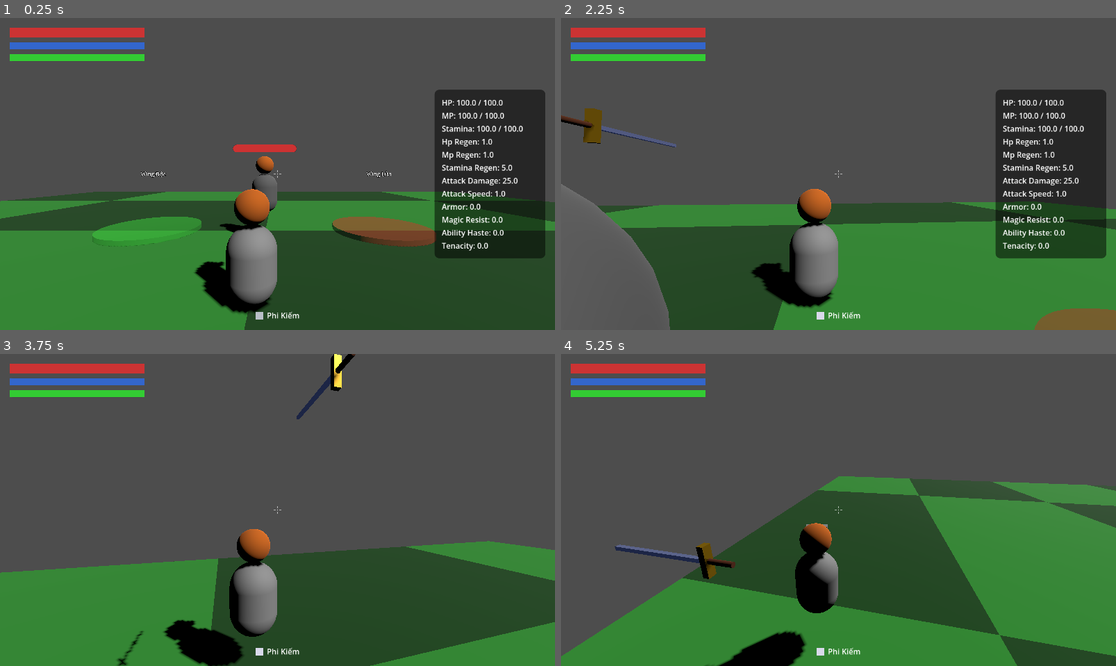
Above: before the commit, frames 1-4 (two rows, left to right).
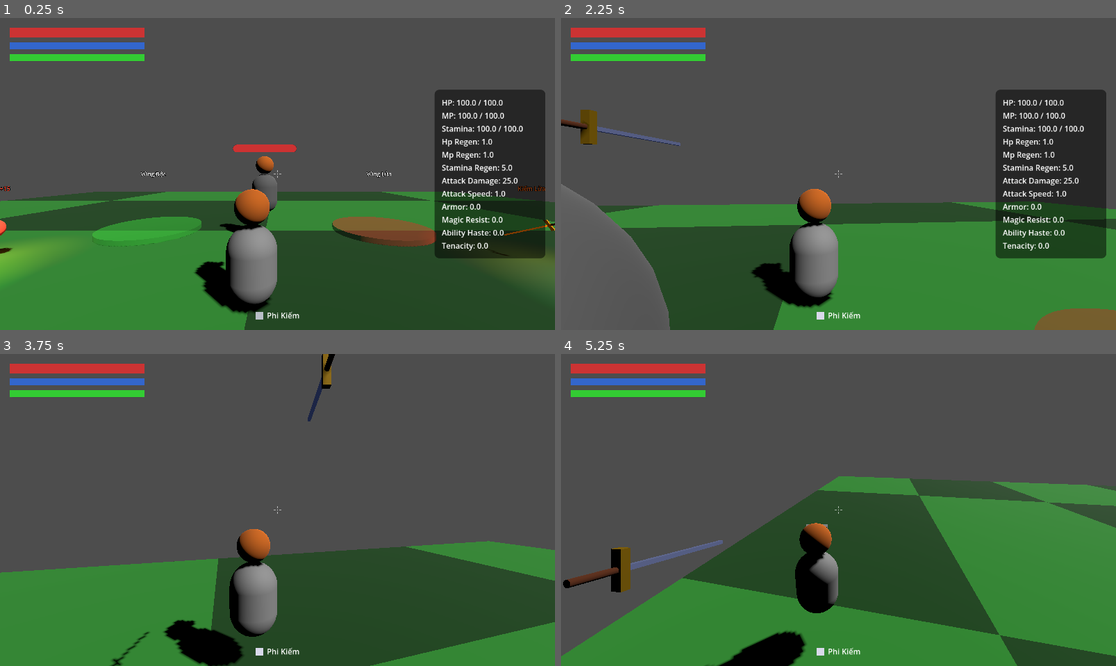
Above: after the commit, the same moments.

Repository: hungddv1007/godotgame-learn
Game: Godot game, scene res://scenes/main.tscn
Same seed, same stepped clock (60 frames per second), same inputs: the game is played once before the commit and once after it.
Inputs (mouse positions are in pixels of both pictures, inside the frame that each line leads up to):
- Up to frame 1 (0.25 s): no input
- Up to frame 2 (2.25 s): tap Enter at 0.5 s; move the mouse to (866, 174) at 0.52 s; hold W from 0.53 s (still down); tap E at 0.6, 1.55, 2.1 s; click (866, 174) at 0.67 s; tap Space at 0.77, 1.52 s; tap Q at 0.8, 1.35 s; move the mouse to (810, 174) at 1.27 s; click (810, 174) at 1.42 s; move the mouse to (849, 167) at 2.02 s; click (849, 167) at 2.17 s
- Up to frame 3 (3.75 s): keep holding W; tap Q at 2.3, 2.85 s; move the mouse to (271, 516) at 2.77 s; click (271, 516) at 2.92 s; tap Space at 3.02 s; tap E at 3.05 s; move the mouse to (316, 513) at 3.52 s; tap Tab at 3.6 s; click (316, 513) at 3.67 s
- Up to frame 4 (5.25 s): tap Space at 3.77, 4.52 s; tap Q at 3.8, 5.1 s; tap Escape at 4.15 s; move the mouse to (672, 463) at 4.27 s; release W at 4.28 s; hold A 4.28-5.03 s; tap E at 4.35 s; click (672, 463) at 4.42 s; move the mouse to (844, 510) at 5.02 s; hold W from 5.03 s (still down); click (844, 510) at 5.17 s

The runs differ from the first frame. In frame 1, 1.5% of the frame differs, in the area x 0-100%, y 53-87%; in frame 2, 0.4%; in frame 3, 0.7%; in frame 4, 1.5%, in the area x 0-32%, y 59-77%.

Commit message:
update pickup,item pickupable item

Diff:
--- /dev/null
+++ b/components/pickup/pickup_item_3d.gd
@@ -0,0 +1,176 @@
+extends Area3D
+
+## Pickup Item — Vật phẩm nhặt được (Vũ khí hoặc Cường hóa)
+## Lơ lửng, xoay tròn, nhấp lên xuống. Khi player chạm → hiện prompt [E]/[Q]/[Esc]
+
+enum PickupType { WEAPON, ENHANCEMENT }
+
+@export var pickup_type: PickupType = PickupType.WEAPON
+@export var item_name: String = "Vật phẩm"
+@export var description: String = ""
+@export var item_color: Color = Color.WHITE
+
+# === WEAPON ===
+@export var weapon_key: String = "" # Key trong player._weapon_definitions
+
+# === ENHANCEMENT (Cường hóa) ===
+@export var stat_name: String = "attack_damage"
+@export var modifier_value: float = 10.0
+@export var modifier_is_percent: bool = false # false=FLAT, true=PERCENT
+@export var enhancement_mesh_type: String = "sphere" # sphere, box, cylinder
+
+# === ANIMATION ===
+@export var bob_speed: float = 2.0
+@export var bob_height: float = 0.15
+@export var rotate_speed: float = 1.5
+@export var float_height: float = 0.8
+@export var tilt_angle: float = 30.0
+
+var _base_y: float = 0.0
+var _time: float = 0.0
+var _visual_pivot: Node3D
+var _light: OmniLight3D
+var _is_collected: bool = false
+
+func _ready():
+	_base_y = position.y + float_height
+
+	# Visual pivot xử lý rotation riêng
+	_visual_pivot = Node3D.new()
+	_visual_pivot.rotation_degrees.x = -tilt_angle # Nghiêng 30 độ
+	add_child(_visual_pivot)
+
+	# Setup visual dựa trên loại
+	if pickup_type == PickupType.WEAPON:
+		_setup_weapon_visual()
+	else:
+		_setup_enhancement_visual()
+
+	# Glow light — phát sáng để dễ nhìn từ xa
+	_light = OmniLight3D.new()
+	_light.light_color = item_color
+	_light.light_energy = 0.8
+	_light.omni_range = 3.0
+	_light.omni_attenuation = 1.5
+	add_child(_light)
+
+	# Label3D hiển thị tên vật phẩm
+	$Label3D.text = item_name
+	$Label3D.modulate = item_color
+
+	# Kết nối signal
+	body_entered.connect(_on_body_entered)
+	body_exited.connect(_on_body_exited)
+
+func _setup_weapon_visual():
+	# Preload scene vũ khí tương ứng
+	var weapon_scenes = {
+		"normal": preload("res://items/weapons/flying_sword/flying_sword.tscn"),
+		"fire": preload("res://items/weapons/flying_sword/fire_sword.tscn"),
+		"poison": preload("res://items/weapons/flying_sword/poison_sword.tscn"),
+	}
+	if weapon_scenes.has(weapon_key):
+		var model = weapon_scenes[weapon_key].instantiate()
+		# Xóa script để không chạy logic chiến đấu
+		model.set_script(null)
+		# Xóa collision shape — chỉ giữ mesh visual
+		var col = model.get_node_or_null("CollisionShape3D")
+		if col:
+			col.queue_free()
+		_visual_pivot.add_child(model)
+
+func _setup_enhancement_visual():
+	var mesh_instance = MeshInstance3D.new()
+	var mat = StandardMaterial3D.new()
+	mat.albedo_color = item_color
+	mat.emission_enabled = true
+	mat.emission = item_color
+	mat.emission_energy_multiplier = 0.5
+
+	match enhancement_mesh_type:
+		"sphere":
+			var mesh = SphereMesh.new()
+			mesh.radius = 0.3
+			mesh.height = 0.6
+			mesh.material = mat
+			mesh_instance.mesh = mesh
+		"box":
+			var mesh = BoxMesh.new()
+			mesh.size = Vector3(0.4, 0.4, 0.4)
+			mesh.material = mat
+			mesh_instance.mesh = mesh
+		"cylinder":
+			var mesh = CylinderMesh.new()
+			mesh.top_radius = 0.25
+			mesh.bottom_radius = 0.25
+			mesh.height = 0.5
+			mesh.material = mat
+			mesh_instance.mesh = mesh
+		_:
+			var mesh = SphereMesh.new()
+			mesh.radius = 0.3
+			mesh.height = 0.6
+			mesh.material = mat
+			mesh_instance.mesh = mesh
+
+	_visual_pivot.add_child(mesh_instance)
+
+func _process(delta):
+	if _is_collected:
+		return
+	_time += delta
+	# Bobbing — nhấp lên xuống nhẹ nhàng
+	position.y = _base_y + sin(_time * bob_speed) * bob_height
+	# Rotation — xoay tròn liên tục
+	_visual_pivot.rotate_y(rotate_speed * delta)
+	# Light pulse nhẹ
+	if _light:
+		_light.light_energy = 0.6 + sin(_time * 3.0) * 0.2
+
+func _on_body_entered(body: Node3D):
+	if body.has_method("on_pickup_enter"):
+		body.on_pickup_enter(self)
+
+func _on_body_exited(body: Node3D):
+	if body.has_method("on_pickup_exit"):
+		body.on_pickup_exit(self)
+
+## Nhặt vật phẩm — hiệu ứng thu nhỏ rồi biến mất
+func collect():
+	if _is_collected:
+		return
+	_is_collected = true
+	set_process(false)
+	# Hiệu ứng: flash sáng → thu nhỏ → biến mất
+	if _light:
+		_light.light_energy = 3.0
+	var tween = create_tween()
+	tween.tween_property(self, "scale", Vector3.ONE * 0.01, 0.25)\
+		.set_ease(Tween.EASE_IN).set_trans(Tween.TRANS_BACK)
+	tween.tween_callback(queue_free)
+
+## Phân rã vật phẩm — hiệu ứng chớp đỏ rồi biến mất
+func decompose():
+	if _is_collected:
+		return
+	_is_collected = true
+	set_process(false)
+	# Hiệu ứng: chuyển đỏ → co lại → biến mất
+	if _light:
+		_light.light_color = Color.RED
+		_light.light_energy = 2.0
+	var tween = create_tween()
+	tween.tween_property(self, "scale", Vector3.ONE * 1.3, 0.1)
+	tween.tween_property(self, "scale", Vector3.ONE * 0.01, 0.15)
+	tween.tween_callback(queue_free)
+
+## Lấy mô tả đầy đủ cho UI prompt
+func get_full_description() -> String:
+	if pickup_type == PickupType.WEAPON:
+		return description
+	else:
+		var prefix = "+" if modifier_value >= 0 else ""
+		if modifier_is_percent:
+			return "%s: %s%.0f%%" % [stat_name, prefix, modifier_value * 100]
+		else:
+			return "%s: %s%.0f" % [stat_name, prefix, modifier_value]
--- /dev/null
+++ b/components/pickup/pickup_item_3d.tscn
@@ -0,0 +1,23 @@
+[gd_scene load_steps=3 format=3]
+
+[ext_resource type="Script" path="res://components/pickup/pickup_item_3d.gd" id="1_script"]
+
+[sub_resource type="SphereShape3D" id="SphereShape3D_trigger"]
+radius = 1.5
+
+[node name="PickupItem3D" type="Area3D"]
+collision_layer = 0
+collision_mask = 1
+monitorable = false
+script = ExtResource("1_script")
+
+[node name="CollisionShape3D" type="CollisionShape3D" parent="."]
+shape = SubResource("SphereShape3D_trigger")
+
+[node name="Label3D" type="Label3D" parent="."]
+transform = Transform3D(1, 0, 0, 0, 1, 0, 0, 0, 1, 0, 1.2, 0)
+billboard = 1
+no_depth_test = true
+text = "Vật phẩm"
+font_size = 36
+outline_size = 10
--- a/components/ui/player_hud.gd
+++ b/components/ui/player_hud.gd
@@ -8,6 +8,10 @@
 @onready var effects_container = $MarginContainer/VBoxContainer/ActiveEffects
 @onready var weapon_icon = $WeaponDisplay/HBoxContainer/WeaponIcon
 @onready var weapon_label = $WeaponDisplay/HBoxContainer/WeaponName
+@onready var pickup_prompt = $PickupPrompt
+@onready var pickup_name_label = $PickupPrompt/VBoxContainer/ItemName
+@onready var pickup_desc_label = $PickupPrompt/VBoxContainer/ItemDesc
+@onready var pickup_keys_label = $PickupPrompt/VBoxContainer/KeyHints
 
 var effect_ui_scene = preload("res://components/ui/active_effect_icon.tscn")
 
@@ -31,17 +35,52 @@
 	if player and player.has_signal("weapon_changed"):
 		player.weapon_changed.connect(_on_weapon_changed)
 
+	# Ẩn pickup prompt lúc đầu
+	pickup_prompt.visible = false
+
 func _on_weapon_changed(weapon_data):
 	if weapon_icon:
 		weapon_icon.color = weapon_data.weapon_color
 	if weapon_label:
 		weapon_label.text = weapon_data.weapon_name
 
-	# Animation nhấp nháy khi đổi vũ khí
+	# Animation nhấp nháy
 	var tween = create_tween()
 	if weapon_icon:
 		tween.tween_property(weapon_icon, "modulate:a", 0.3, 0.1)
 		tween.tween_property(weapon_icon, "modulate:a", 1.0, 0.2)
+
+## === PICKUP PROMPT ===
+
+func show_pickup_prompt(pickup) -> void:
+	if not pickup_prompt:
+		return
+	pickup_prompt.visible = true
+
+	# Cập nhật thông tin
+	pickup_name_label.text = pickup.item_name
+	pickup_name_label.add_theme_color_override("font_color", pickup.item_color)
+	pickup_desc_label.text = pickup.get_full_description()
+
+	# Key hints khác nhau cho vũ khí vs cường hóa
+	if pickup.pickup_type == 0: # WEAPON
+		pickup_keys_label.text = "[E] Trang bị   [Q] Phân rã   [Esc] Bỏ qua"
+	else: # ENHANCEMENT
+		pickup_keys_label.text = "[E] Nhặt   [Q] Phân rã   [Esc] Bỏ qua"
+
+	# Animation hiện ra
+	pickup_prompt.modulate.a = 0.0
+	var tween = create_tween()
+	tween.tween_property(pickup_prompt, "modulate:a", 1.0, 0.15)
+
+func hide_pickup_prompt() -> void:
+	if not pickup_prompt:
+		return
+	var tween = create_tween()
+	tween.tween_property(pickup_prompt, "modulate:a", 0.0, 0.1)
+	tween.tween_callback(func(): pickup_prompt.visible = false)
+
+## === BARS ===
 
 func _on_hp_changed(current, max_val):
 	_tween_bar(hp_bar, current, max_val)
@@ -57,12 +96,13 @@
 	var tween = create_tween()
 	tween.tween_property(bar, "value", value, 0.2).set_ease(Tween.EASE_OUT)
 
+## === EFFECTS ===
+
 func _on_effect_applied(effect: StatusEffect):
 	for child in effects_container.get_children():
 		if child.effect == effect:
 			child._update_display()
 			return
-
 	var icon = effect_ui_scene.instantiate()
 	effects_container.add_child(icon)
 	icon.setup(effect)
--- a/components/ui/player_hud.tscn
+++ b/components/ui/player_hud.tscn
@@ -10,6 +10,22 @@
 
 [sub_resource type="StyleBoxFlat" id="StyleBoxFlat_st"]
 bg_color = Color(0.2, 0.8, 0.2, 1)
+
+[sub_resource type="StyleBoxFlat" id="StyleBoxFlat_prompt"]
+bg_color = Color(0.05, 0.05, 0.1, 0.85)
+border_width_left = 2
+border_width_top = 2
+border_width_right = 2
+border_width_bottom = 2
+border_color = Color(0.4, 0.4, 0.6, 0.8)
+corner_radius_top_left = 6
+corner_radius_top_right = 6
+corner_radius_bottom_right = 6
+corner_radius_bottom_left = 6
+content_margin_left = 16.0
+content_margin_top = 10.0
+content_margin_right = 16.0
+content_margin_bottom = 10.0
 
 [node name="PlayerHUD" type="CanvasLayer"]
 script = ExtResource("1_script")
@@ -135,3 +151,43 @@
 size_flags_vertical = 4
 text = "Phi Kiếm"
 horizontal_alignment = 1
+
+[node name="PickupPrompt" type="PanelContainer" parent="."]
+visible = false
+anchors_preset = 7
+anchor_left = 0.5
+anchor_top = 1.0
+anchor_right = 0.5
+anchor_bottom = 1.0
+offset_left = -150.0
+offset_top = -140.0
+offset_right = 150.0
+offset_bottom = -70.0
+grow_horizontal = 2
+grow_vertical = 0
+mouse_filter = 2
+theme_override_styles/panel = SubResource("StyleBoxFlat_prompt")
+
+[node name="VBoxContainer" type="VBoxContainer" parent="PickupPrompt"]
+layout_mode = 2
+theme_override_constants/separation = 4
+
+[node name="ItemName" type="Label" parent="PickupPrompt/VBoxContainer"]
+layout_mode = 2
+theme_override_font_sizes/font_size = 18
+text = "Tên vật phẩm"
+horizontal_alignment = 1
+
+[node name="ItemDesc" type="Label" parent="PickupPrompt/VBoxContainer"]
+layout_mode = 2
+theme_override_font_sizes/font_size = 13
+theme_override_colors/font_color = Color(0.7, 0.7, 0.7, 1)
+text = "Mô tả"
+horizontal_alignment = 1
+
+[node name="KeyHints" type="Label" parent="PickupPrompt/VBoxContainer"]
+layout_mode = 2
+theme_override_font_sizes/font_size = 12
+theme_override_colors/font_color = Color(0.9, 0.85, 0.4, 1)
+text = "[E] Nhặt   [Q] Phân rã   [Esc] Bỏ qua"
+horizontal_alignment = 1
--- a/entities/player/player.gd
+++ b/entities/player/player.gd
@@ -17,6 +17,9 @@
 var combat_timer = 0.0
 var is_in_combat = false
 var turn_speed = 10.0
+
+# === PICKUP SYSTEM ===
+var nearby_pickup = null # Reference to current nearby pickup item
 
 # === GATE OF BABYLON SYSTEM ===
 signal weapon_changed(weapon_data) # Signal thông báo UI khi đổi vũ khí
@@ -97,12 +100,50 @@
 	# Mặc định dùng phi kiếm thường
 	equip_weapon("normal")
 
-## Đổi vũ khí — được gọi từ WeaponZone hoặc phím tắt
+## Đổi vũ khí — được gọi từ WeaponZone, Pickup hoặc phím tắt
 func equip_weapon(weapon_key: String) -> void:
 	if _weapon_definitions.has(weapon_key):
 		current_weapon = _weapon_definitions[weapon_key]
 		weapon_changed.emit(current_weapon)
 		print("[Weapon] Đã trang bị: ", current_weapon.weapon_name)
+
+# =========================================================
+#  PICKUP INTERACTION
+# =========================================================
+
+func on_pickup_enter(pickup) -> void:
+	nearby_pickup = pickup
+	$PlayerHUD.show_pickup_prompt(pickup)
+
+func on_pickup_exit(pickup) -> void:
+	if nearby_pickup == pickup:
+		nearby_pickup = null
+		$PlayerHUD.hide_pickup_prompt()
+
+func _handle_pickup_collect() -> void:
+	if not nearby_pickup or nearby_pickup._is_collected:
+		return
+	var pickup = nearby_pickup
+
+	if pickup.pickup_type == 0: # WEAPON
+		equip_weapon(pickup.weapon_key)
+		print("[Pickup] Nhặt vũ khí: ", pickup.item_name)
+	else: # ENHANCEMENT
+		var mod_type = StatsManager.ModifierType.PERCENT if pickup.modifier_is_percent else StatsManager.ModifierType.FLAT
+		stats_manager.add_modifier(pickup.stat_name, mod_type, pickup.modifier_value)
+		print("[Pickup] Cường hóa: ", pickup.item_name, " (", pickup.stat_name, " +", pickup.modifier_value, ")")
+
+	pickup.collect()
+	nearby_pickup = null
+	$PlayerHUD.hide_pickup_prompt()
+
+func _handle_pickup_decompose() -> void:
+	if not nearby_pickup or nearby_pickup._is_collected:
+		return
+	print("[Pickup] Phân rã: ", nearby_pickup.item_name)
+	nearby_pickup.decompose()
+	nearby_pickup = null
+	$PlayerHUD.hide_pickup_prompt()
 
 func _prewarm_flying_sword():
 	# Pre-warm tất cả scene kiếm để tránh stutter lần đầu
@@ -133,8 +174,18 @@
 		get_viewport().set_input_as_handled()
 
 func _unhandled_input(event):
-	if event is InputEventKey and event.keycode == KEY_ESCAPE and event.pressed:
-		Input.mouse_mode = Input.MOUSE_MODE_VISIBLE
+	if event is InputEventKey and event.pressed:
+		# Pickup interaction
+		if nearby_pickup:
+			if event.keycode == KEY_E:
+				_handle_pickup_collect()
+				return
+			elif event.keycode == KEY_Q:
+				_handle_pickup_decompose()
+				return
+
+		if event.keycode == KEY_ESCAPE:
+			Input.mouse_mode = Input.MOUSE_MODE_VISIBLE
 
 	if event is InputEventMouseButton and event.button_index == MOUSE_BUTTON_LEFT and event.pressed:
 		if Input.mouse_mode == Input.MOUSE_MODE_VISIBLE:
--- a/items/weapons/flying_sword/flying_sword.gd
+++ b/items/weapons/flying_sword/flying_sword.gd
@@ -40,10 +40,6 @@
 func _start_spawn_phase():
 	current_phase = Phase.SPAWN
 
-	# Hướng mũi kiếm sơ bộ về phía mục tiêu
-	if aim_target != Vector3.ZERO and global_position.distance_to(aim_target) > 0.1:
-		look_at(aim_target, Vector3.UP)
-
 	# Tween scale từ 0.01 lên 1
 	var tween = create_tween()
 	tween.tween_property(self, "scale", Vector3.ONE, spawn_time)\
@@ -59,30 +55,37 @@
 	timer.timeout.connect(_start_launch_phase)
 
 ## === GIAI ĐOẠN 3: LAUNCH - Phóng về phía trước ===
-## Tính Direction Vector tại thời điểm launch
 func _start_launch_phase():
 	current_phase = Phase.LAUNCH
 
+	# Cập nhật aim_target lần cuối từ player trước khi phóng
+	if owner_node and owner_node.has_method("get_aim_target"):
+		aim_target = owner_node.get_aim_target()
+
 	# === VECTOR TARGETING ===
-	# Tính hướng bay chính xác từ vị trí HIỆN TẠI của kiếm đến Impact Point
 	if aim_target != Vector3.ZERO and global_position.distance_to(aim_target) > 0.1:
 		fly_direction = (aim_target - global_position).normalized()
-		# Quay mũi kiếm theo hướng bay thực tế
 		look_at(global_position + fly_direction, Vector3.UP)
 	else:
 		fly_direction = -global_transform.basis.z.normalized()
 
-	# Bật va chạm để phát hiện trúng đích
-	# Dùng set_deferred để tránh lỗi "Function blocked during in/out signal"
+	# Bật va chạm
 	set_deferred("monitoring", true)
 
-	# Bật timer tự hủy (lifetime)
+	# Timer tự hủy
 	var death_timer = get_tree().create_timer(lifetime)
 	death_timer.timeout.connect(_on_lifetime_expired)
 
 func _physics_process(delta: float):
-	if current_phase == Phase.LAUNCH:
-		# Di chuyển theo fly_direction đã tính (Vector Targeting)
+	if current_phase == Phase.SPAWN or current_phase == Phase.HOVER:
+		# === REAL-TIME TRACKING ===
+		# Liên tục xoay mũi kiếm theo hồng tâm của player trong lúc lơ lửng
+		if owner_node and owner_node.has_method("get_aim_target"):
+			var current_target = owner_node.get_aim_target()
+			if global_position.distance_to(current_target) > 0.1:
+				look_at(current_target, Vector3.UP)
+	elif current_phase == Phase.LAUNCH:
+		# Di chuyển theo fly_direction đã tính (cố định tại thời điểm launch)
 		global_position += fly_direction * fly_speed * delta
 
 ## === XỬ LÝ VA CHẠM ===
--- a/scenes/test_environment.gd
+++ b/scenes/test_environment.gd
@@ -2,6 +2,7 @@
 
 var effect_zone_scene = preload("res://components/environment/effect_zone_3d.tscn")
 var weapon_zone_scene = preload("res://components/environment/weapon_zone_3d.tscn")
+var pickup_scene = preload("res://components/pickup/pickup_item_3d.tscn")
 var poison_script = preload("res://data/effects/dot_effect.gd")
 var heal_script = preload("res://data/effects/hot_effect.gd")
 var buff_script = preload("res://data/effects/buff_effect.gd")
@@ -11,9 +12,10 @@
 	_create_fire_wall()
 	_create_healing_spring()
 	_create_power_buff()
+	_create_weapon_zones()
 
-	# Khu vực đổi vũ khí
-	_create_weapon_zones()
+	# Pickup Items — vật phẩm nhặt được
+	_create_pickup_items()
 
 func _create_poison_swamp():
 	var effect = poison_script.new()
@@ -47,10 +49,64 @@
 	_spawn_zone("Vòng Buff", effect, true, Vector3(5, 1.0, 5), Color(0.8, 0.8, 0.2, 0.5))
 
 func _create_weapon_zones():
-	# 3 khu vực đổi vũ khí, đặt thành hàng ngang phía sau spawn
 	_spawn_weapon_zone("⚔️ Phi Kiếm", "normal", Vector3(-6, 1.0, 8), Color(0.85, 0.85, 0.92, 0.5))
 	_spawn_weapon_zone("🔥 Kiếm Lửa", "fire", Vector3(0, 1.0, 8), Color(1.0, 0.4, 0.1, 0.5))
 	_spawn_weapon_zone("☠️ Kiếm Độc", "poison", Vector3(6, 1.0, 8), Color(0.3, 0.85, 0.2, 0.5))
+
+func _create_pickup_items():
+	# === VŨ KHÍ PICKUP ===
+	_spawn_weapon_pickup("Kiếm Lửa", "fire",
+		Color(1.0, 0.4, 0.1), "Thiêu đốt mục tiêu khi trúng",
+		Vector3(8, 0, -2))
+
+	_spawn_weapon_pickup("Kiếm Độc", "poison",
+		Color(0.3, 0.85, 0.2), "Nhiễm độc mục tiêu khi trúng",
+		Vector3(8, 0, 2))
+
+	_spawn_weapon_pickup("Phi Kiếm", "normal",
+		Color(0.85, 0.85, 0.92), "Thanh kiếm bay tiêu chuẩn",
+		Vector3(8, 0, 0))
+
+	# === CƯỜNG HÓA PICKUP ===
+	_spawn_enhancement_pickup("Sức Mạnh +15", "attack_damage", 15.0, false,
+		"sphere", Color(1.0, 0.3, 0.2),
+		Vector3(-8, 0, -2))
+
+	_spawn_enhancement_pickup("Tốc Đánh +0.5", "attack_speed", 0.5, false,
+		"cylinder", Color(0.9, 0.8, 0.2),
+		Vector3(-8, 0, 0))
+
+	_spawn_enhancement_pickup("Giáp +20", "armor", 20.0, false,
+		"box", Color(0.4, 0.6, 0.9),
+		Vector3(-8, 0, 2))
+
+	_spawn_enhancement_pickup("Max HP +100", "max_hp", 100.0, false,
+		"sphere", Color(0.9, 0.2, 0.2),
+		Vector3(-8, 0, 4))
+
+func _spawn_weapon_pickup(p_name: String, weapon_key: String, color: Color, desc: String, pos: Vector3):
+	var pickup = pickup_scene.instantiate()
+	pickup.pickup_type = 0 # WEAPON
+	pickup.item_name = p_name
+	pickup.description = desc
+	pickup.item_color = color
+	pickup.weapon_key = weapon_key
+	pickup.position = pos
+	add_child(pickup)
+
+func _spawn_enhancement_pickup(p_name: String, stat: String, value: float, is_percent: bool,
+		mesh_type: String, color: Color, pos: Vector3):
+	var pickup = pickup_scene.instantiate()
+	pickup.pickup_type = 1 # ENHANCEMENT
+	pickup.item_name = p_name
+	pickup.description = ""
+	pickup.item_color = color
+	pickup.stat_name = stat
+	pickup.modifier_value = value
+	pickup.modifier_is_percent = is_percent
+	pickup.enhancement_mesh_type = mesh_type
+	pickup.position = pos
+	add_child(pickup)
 
 func _spawn_zone(zone_name: String, effect: StatusEffect, is_instant: bool, pos: Vector3, color: Color):
 	var zone = effect_zone_scene.instantiate()
@@ -59,7 +115,6 @@
 	zone.is_instant_zone = is_instant
 	zone.position = pos
 
-	# Tạo một mặt phẳng đại diện cho vùng
 	var mesh_instance = MeshInstance3D.new()
 	var mesh = CylinderMesh.new()
 	mesh.height = 0.2
@@ -81,7 +136,6 @@
 	zone.weapon_key = weapon_key
 	zone.position = pos
 
-	# Tạo hình đại diện — hình hộp với viền sáng
 	var mesh_instance = MeshInstance3D.new()
 	var mesh = BoxMesh.new()
 	mesh.size = Vector3(3.0, 0.15, 3.0)
Not shown, added: components/pickup/pickup_item_3d.gd.uid
Not shown: 1 places in components/ui/player_hud.tscn that only renumber resources
